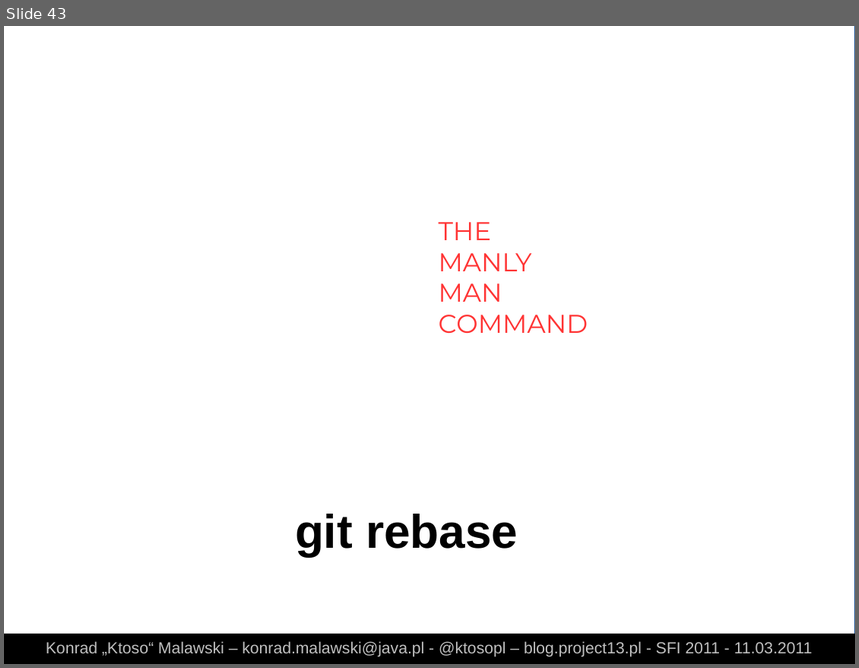
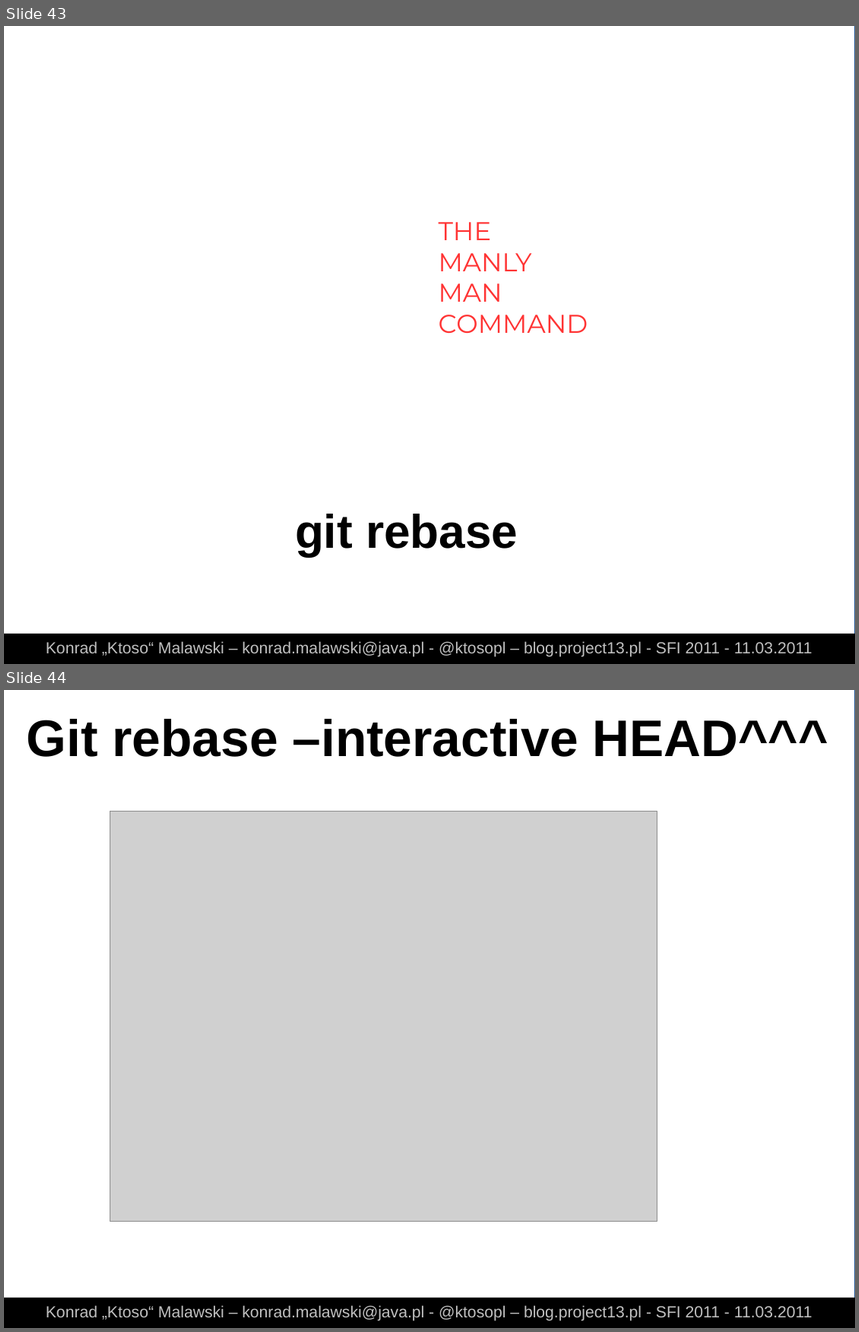
Before and after one commit to ktoso/git-presentation, a slide deck: slides.odp. Shown one above the other, each under a label of ours: slide 43 before the commit, slides 43 and 44 after it. The pictures are 859x668 and 859x1332 pixels, drawn with LibreOffice and Linux fonts; fonts in the diff are those of the drawing; grey boxes stand for pictures. Boxes give left, top, right and bottom in pixels: in the first picture for what was removed or moved away, otherwise in the second. Text is boxed around its words. In the diff, an @@ line names an element or a change of style, - is before the commit and + after.

```diff
--- a/slides.odp
+++ b/slides.odp
@@ slide 44 added at <box>4,690,855,1328</box>, background #FFFFFF; not listed: 1 template element that a slide beside it also shows @@
@@ text added at <box>27,719,829,757</box>, 48 pt, text #000000, bold @@
+Git rebase –interactive HEAD^^^
@@ picture added at <box>110,812,658,1221</box> @@
@@ rectangle added at <box>4,1298,855,1328</box>, fill #000000 @@
@@ text added at <box>46,1306,813,1322</box>, 15 pt, text #C0C0C0 @@
+Konrad „Ktoso“ Malawski – konrad.malawski@java.pl - @ktosopl – blog.project13.pl - SFI 2011 - 11.03.2011
```
Also in this commit, not shown: 1 other slide added, 2 other files.
